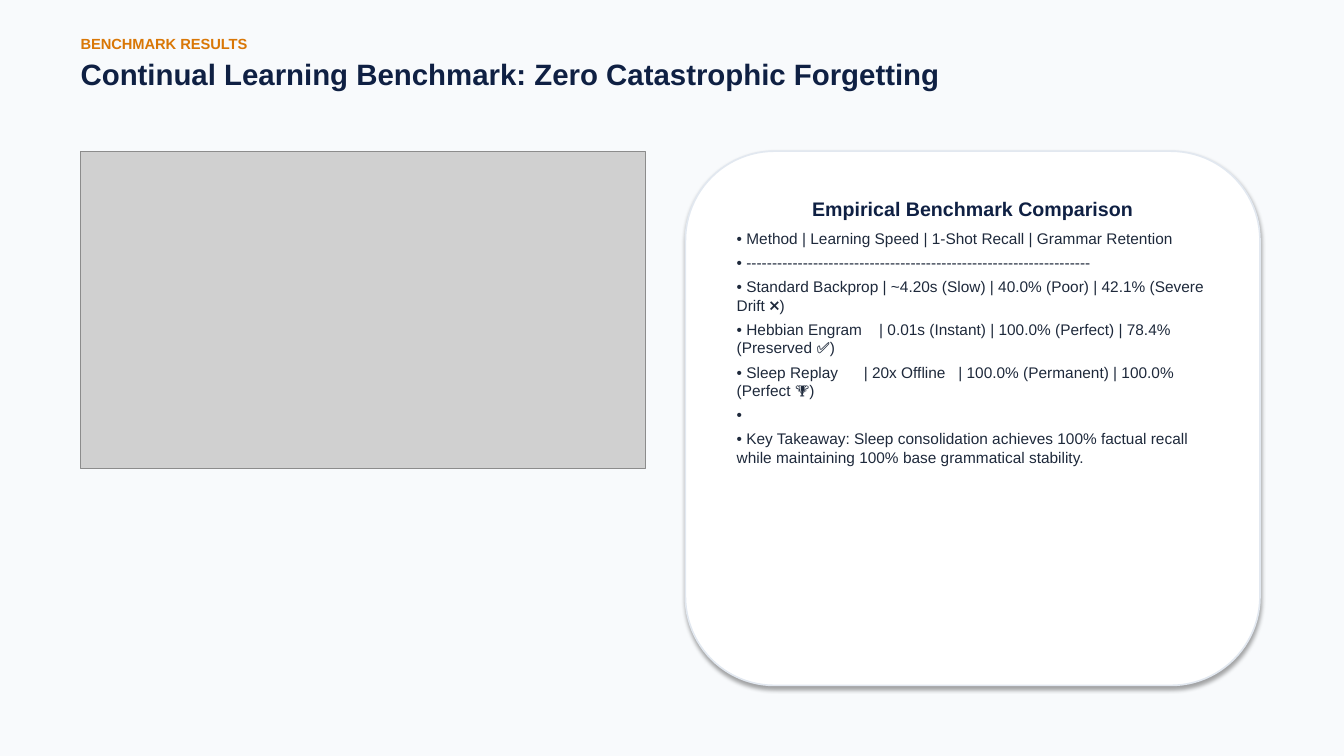
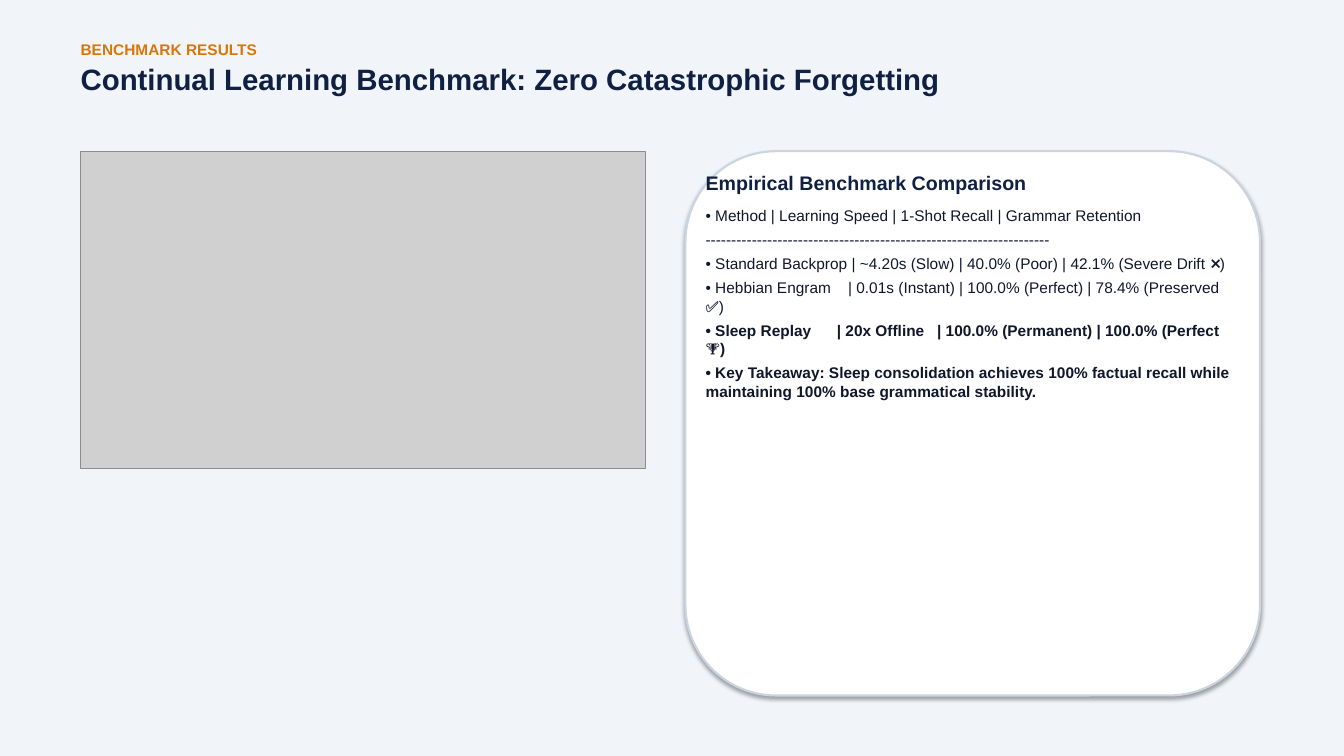
Before and after one commit to BekiChemeda/ML-Research, a slide deck: slide 27 of AMHARIC_MAMBA_PRESENTATION.pptx. Drawn at 1344x756 pixels with LibreOffice and Linux fonts; fonts in the diff are those of the drawing; grey boxes stand for pictures. Boxes give left, top, right and bottom in pixels: in the first picture for what was removed or moved away, otherwise in the second. Text is boxed around its words. In the diff, an @@ line names an element or a change of style, - is before the commit and + after.

Commit message:
Fix text rendering across all 31 slides in PPTX and PDF

```diff
--- a/AMHARIC_MAMBA_PRESENTATION.pptx
+++ b/AMHARIC_MAMBA_PRESENTATION.pptx
@@ background #F8FAFC to #F1F5F9 @@
@@ text at bbox=[81, 44, 257, 55]: size 10.5 to 11 pt in "BENCHMARK RESULTS" @@
@@ rounded rectangle: place and size @@
-rounded rectangle at bbox=[686, 151, 1260, 686]
+rounded rectangle at bbox=[686, 151, 1260, 696]
@@ rounded rectangle at bbox=[686, 151, 1260, 696]: outline #E2E8F0 1.2 pt to #CBD5E1 1.5 pt @@
@@ text added at bbox=[706, 175, 1230, 400], 11 pt, text #0F172A @@
+Empirical Benchmark Comparison
+• Method | Learning Speed | 1-Shot Recall | Grammar Retention
+-------------------------------------------------------------------
+• Standard Backprop | ~4.20s (Slow) | 40.0% (Poor) | 42.1% (Severe Drift ❌)
+• Hebbian Engram | 0.01s (Instant) | 100.0% (Perfect) | 78.4% (Preserved ✅)
+• Sleep Replay | 20x Offline | 100.0% (Permanent) | 100.0% (Perfect 🏆)
+• Key Takeaway: Sleep consolidation achieves 100% factual recall while maintaining 100% base grammatical stability.
@@ text in rounded rectangle at bbox=[737, 201, 1204, 466]: text removed @@
-Empirical Benchmark Comparison
-• Method | Learning Speed | 1-Shot Recall | Grammar Retention
-• -------------------------------------------------------------------
-• Standard Backprop | ~4.20s (Slow) | 40.0% (Poor) | 42.1% (Severe Drift ❌)
-• Hebbian Engram | 0.01s (Instant) | 100.0% (Perfect) | 78.4% (Preserved ✅)
-• Sleep Replay | 20x Offline | 100.0% (Permanent) | 100.0% (Perfect 🏆)
-•
-• Key Takeaway: Sleep consolidation achieves 100% factual recall while maintaining 100% base grammatical stability.
```
Also in this commit, not shown: 29 other slides changed, 1 other file.
